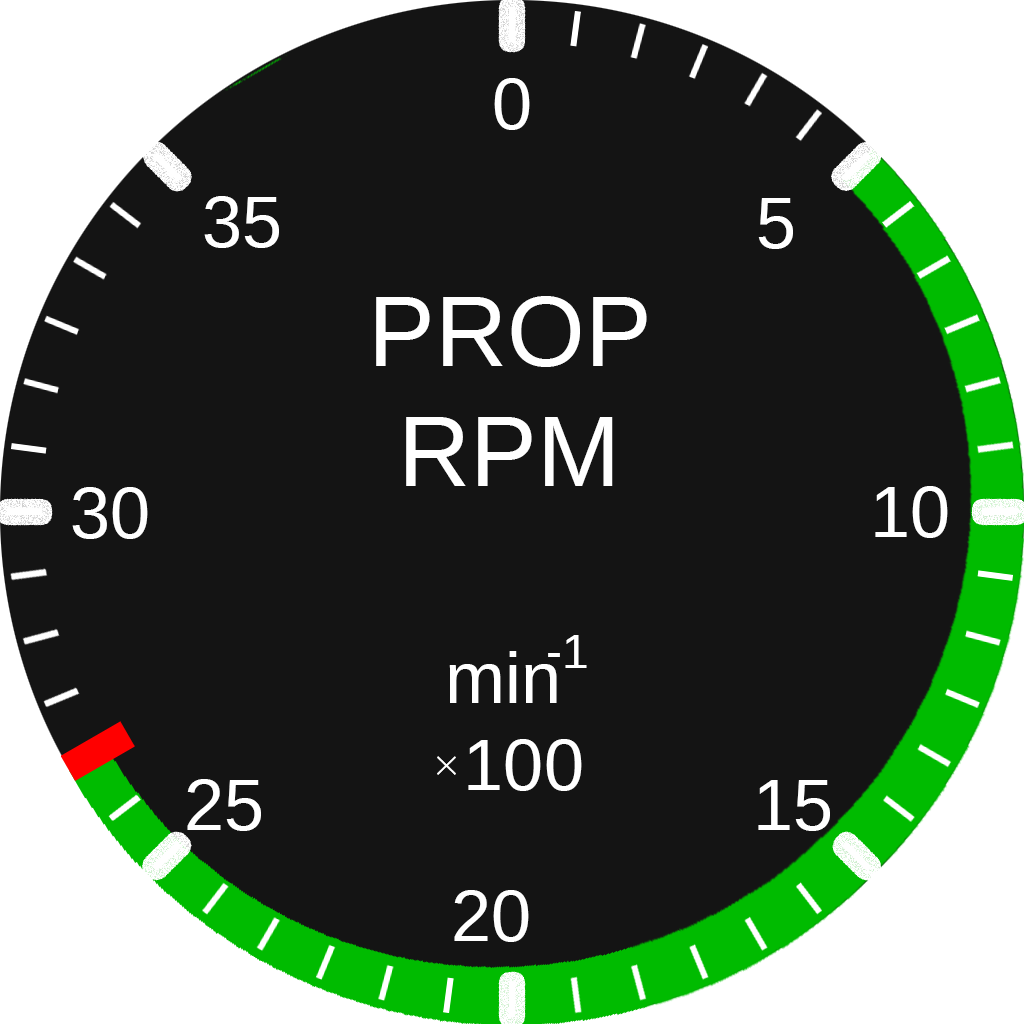
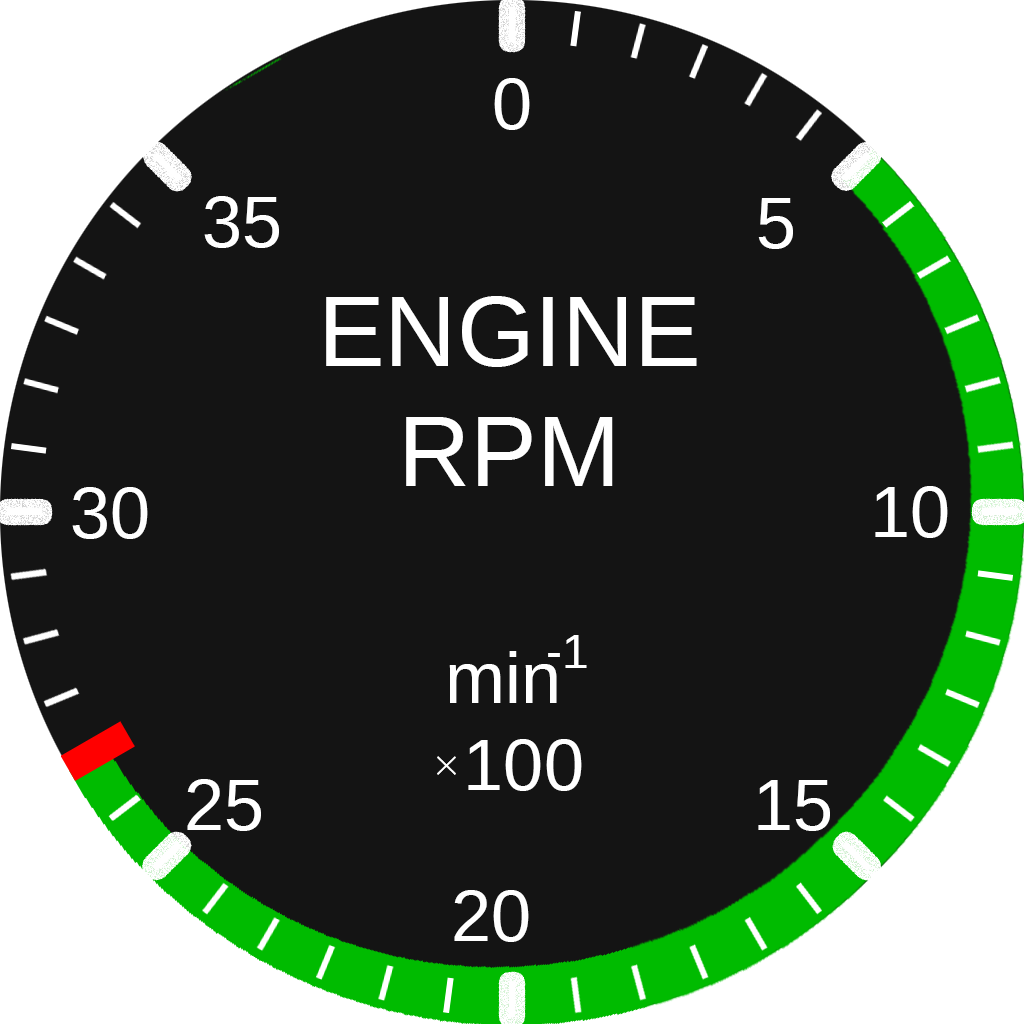
Layers edited between the first and the second 1024 x 1024 image:
renamed "PROP RPM" to "ENGINE RPM", painted on it over bbox(326, 296, 697, 367)
